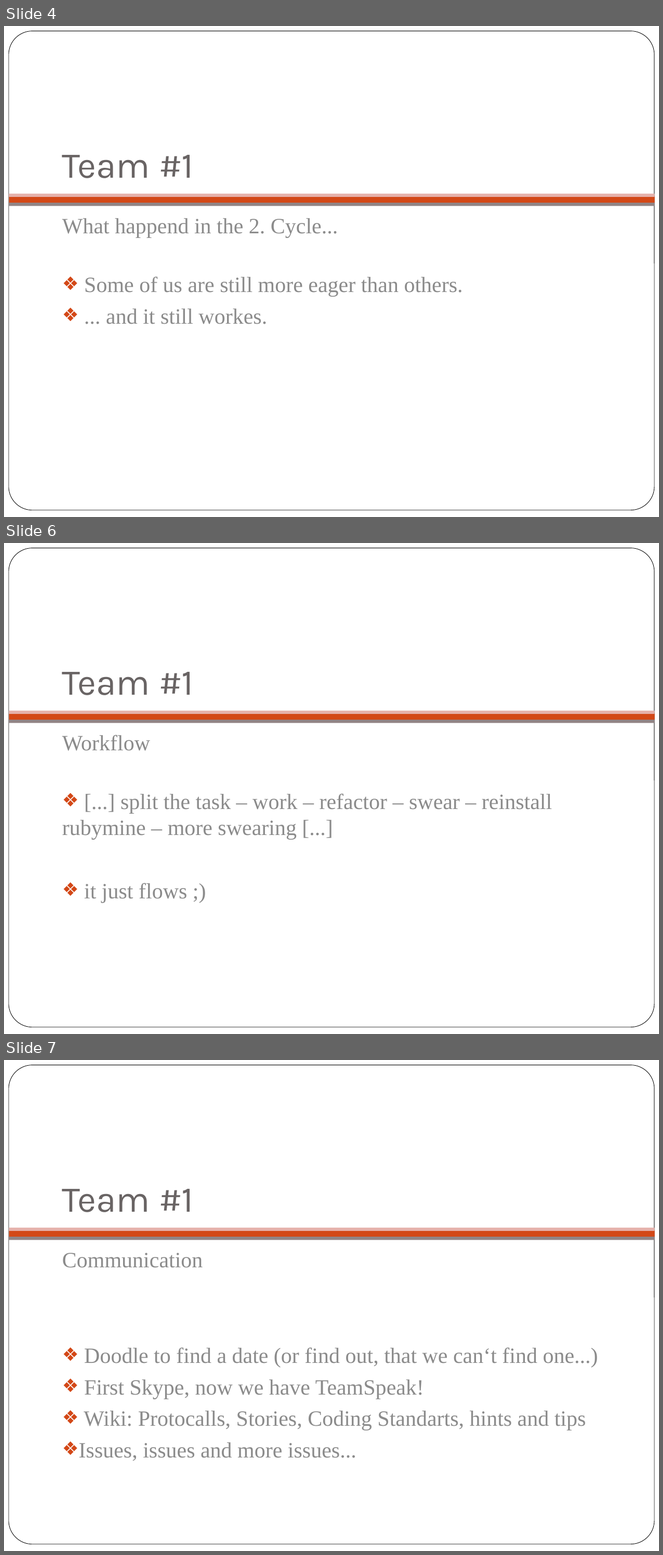
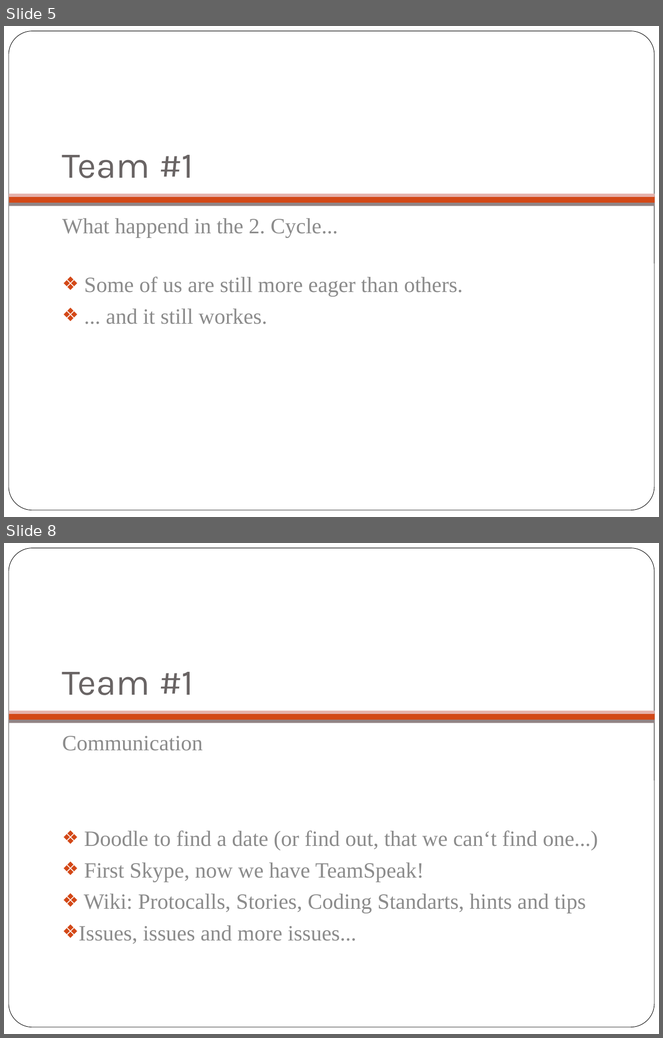
Before and after one commit to ese-unibe-ch/ese2012-team1, a slide deck: presentation/team1.pptx. Shown one above the other, each under a label of ours: slides 4, 6 and 7 before the commit, slides 5 and 8 after it; the slides between them are not shown. The pictures are 663x1555 and 663x1038 pixels, drawn with LibreOffice and Linux fonts; fonts in the diff are those of the drawing; background and template pictures are left out. Boxes give left, top, right and bottom in pixels: in the first picture for what was removed or moved away, otherwise in the second. Text is boxed around its words. In the diff, an @@ line names an element or a change of style, - is before the commit and + after.

Commit message:
Presentation done
Chaned some context in 'workflow'.
Added title page.

```diff
--- a/presentation/team1.pptx
+++ b/presentation/team1.pptx
@@ slide 6 removed at (x1=4, y1=543, x2=659, y2=1034), background picture (left out); not listed: 4 template elements that a slide beside it also shows @@
@@ title removed at (x1=62, y1=672, x2=194, y2=695) @@
-Team #1
@@ text removed at (x1=62, y1=735, x2=150, y2=751) @@
-Workflow
@@ text removed at (x1=62, y1=794, x2=552, y2=903) @@
-❖ [...] split the task – work – refactor – swear – reinstall rubymine – more swearing [...]
-❖ it just flows ;)
@@ what was slide 4 is now slide 5 @@
@@ what was slide 7 is now slide 8 @@
```
Also in this commit, not shown: 1 slide changed, 2 slides added, 1 other file.
